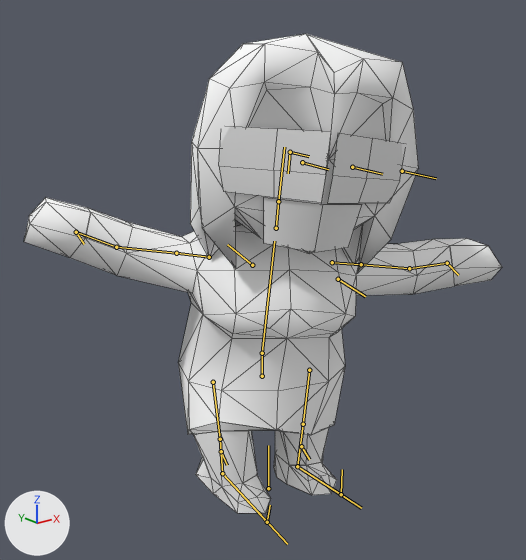
Before and after pictures for a commit that changed the Blender file blend/avatar/w_char.blend.
The view is the same before and after, from a camera (50 mm lens) standing at (-1.469, -1.804, 1.528) and looking at (-0.005, 0.026, 0.796). Lighting does not change. The marker at lower left points along +X, +Y and +Z. Both versions are drawn at frame 0 of the action 'dance01'; the numbers are the values there. The bones that bend it are drawn over the model as lines. Mesh edges are drawn as thin lines.

The first picture shows 'avatar_left_eye', 'avatar_mouth', 'avatar_right_eye', 'f_body_30_nun', 'f_head_04'.
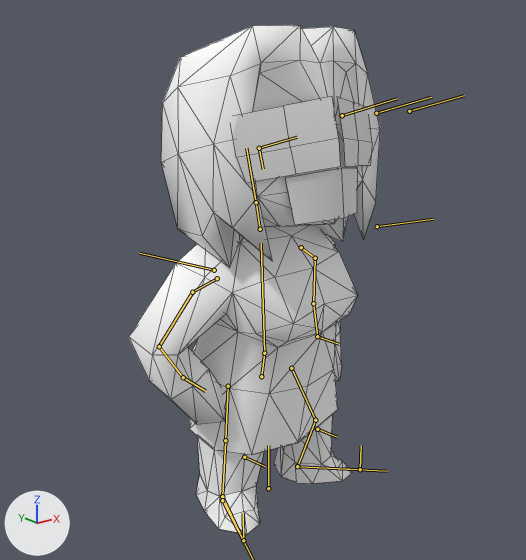
ob_f_face is not drawn itself; it is the parent of ob_avatar_left_eye, ob_avatar_right_eye, ob_avatar_mouth.

Where the change shows, as pixel boxes (x1, y1, x2, y2) in the pictures (526 x 560 px):
'f_body_30_nun', posed (52% narrower): before (24, 198, 502, 514); after (129, 225, 357, 534)
'f_head_04', posed: before (190, 34, 418, 273); after (161, 25, 380, 268)
'avatar_right_eye', posed (12% taller): before (219, 126, 331, 203); after (233, 97, 340, 183)
'avatar_mouth', posed (26% narrower): before (264, 197, 362, 252); after (286, 168, 358, 224)
'avatar_left_eye', posed (53% narrower): before (327, 133, 403, 203); after (337, 96, 372, 166)
bone 'Pelvis', root to tip: before (262, 376) to (262, 353); after (261, 376) to (264, 353)
bone 'Spine', root to tip: before (262, 353) to (274, 241); after (264, 353) to (261, 243)
bone 'Clavicle.L', root to tip: before (332, 262) to (361, 264); after (301, 247) to (315, 258)
bone 'UpperArm.L', root to tip: before (361, 264) to (409, 268); after (315, 258) to (313, 303)
bone 'Forearm.L', root to tip: before (409, 268) to (447, 263); after (313, 303) to (317, 336)
bone 'Clavicle.R', root to tip: before (209, 257) to (176, 253); after (217, 278) to (192, 292)
bone 'UpperArm.R', root to tip: before (176, 253) to (116, 247); after (192, 292) to (159, 346)
bone 'Forearm.R', root to tip: before (116, 247) to (76, 232); after (159, 346) to (183, 377)
bone 'Hand.R', root to tip: before (76, 232) to (84, 244); after (183, 377) to (205, 391)
bone 'Neck', root to tip: before (276, 228) to (278, 201); after (260, 229) to (256, 202)
bone 'Head', root to tip: before (278, 201) to (284, 147); after (256, 202) to (246, 148)
bone 'ThighM.L', root to tip: before (301, 446) to (309, 459); after (317, 429) to (337, 437)
bone 'CalfIK.L', root to tip: before (297, 466) to (361, 508); after (297, 466) to (387, 471)

The change in detail:
Bone 'Pelvis' (bone_pelvis) moves from (0.0, -0.012, 0.0) to (-0.004, -0.013, 0.001).
Bone 'Pelvis' (bone_pelvis) turns from (0, -23, 0) to (0, 12, -9) degrees about its own x, y and z.
Bone 'Spine' (bone_spine) turns from (-3, 0, -7) to (-2, 0, 11) degrees about its own x, y and z.
Bone 'Clavicle.L' (bone_clavicle_l) turns from (0, 0, -10) to (2, 4, 25) degrees about its own x, y and z.
Bone 'UpperArm.L' (bone_upperarm_l) turns from (3, 1, -31) to (1, 4, 16) degrees about its own x, y and z.
Bone 'Forearm.L' (bone_forearm_l) turns from (1, 4, -17) to (0, 0, 0) degrees about its own x, y and z.
Bone 'Clavicle.R' (bone_clavicle_r) turns from (0, 2, 15) to (1, 0, 3) degrees about its own x, y and z.
Bone 'UpperArm.R' (bone_upperarm_r) turns from (3, -1, 31) to (11, -4, -15) degrees about its own x, y and z.
Bone 'Forearm.R' (bone_forearm_r) turns from (1, -4, 17) to (-21, 10, -65) degrees about its own x, y and z.
Bone 'Hand.R' (bone_hand_r) turns from (0, 0, 0) to (2, 0, -9) degrees about its own x, y and z.
Bone 'Neck' (bone_neck) moves from (0.0, 0.0, 0.0) to (-0.004, 0.003, -0.001).
Bone 'Neck' (bone_neck) turns from (0, 0, 0) to (-12, 13, -5) degrees about its own x, y and z.
Bone 'Head' (bone_head) turns from (0, 0, 0) to (-3, -22, -2) degrees about its own x, y and z.
Bone 'ThighM.L' (bone_thighm_l) moves from (-0.003, 0.04, -0.078) to (0.003, 0.016, 0.045).
Bone 'CalfIK.R' (bone_calfik_r) moves from (0.106, -0.003, 0.005) to (0.0, 0.0, 0.0).
Bone 'CalfIK.R' (bone_calfik_r) turns from (5, 10, 22) to (-19, 0, 0) degrees about its own x, y and z.
Bone 'CalfIK.L' (bone_calfik_l) turns from (0, 0, 0) to (46, 0, 0) degrees about its own x, y and z.
